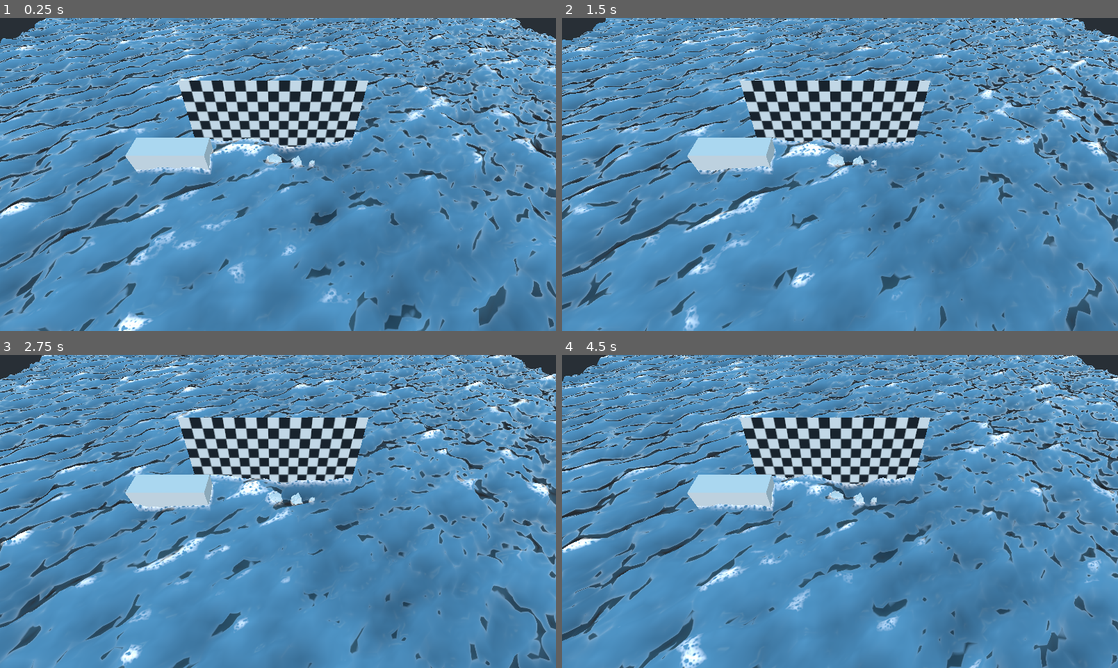
Above: before the commit, frames 1-4 (two rows, left to right).
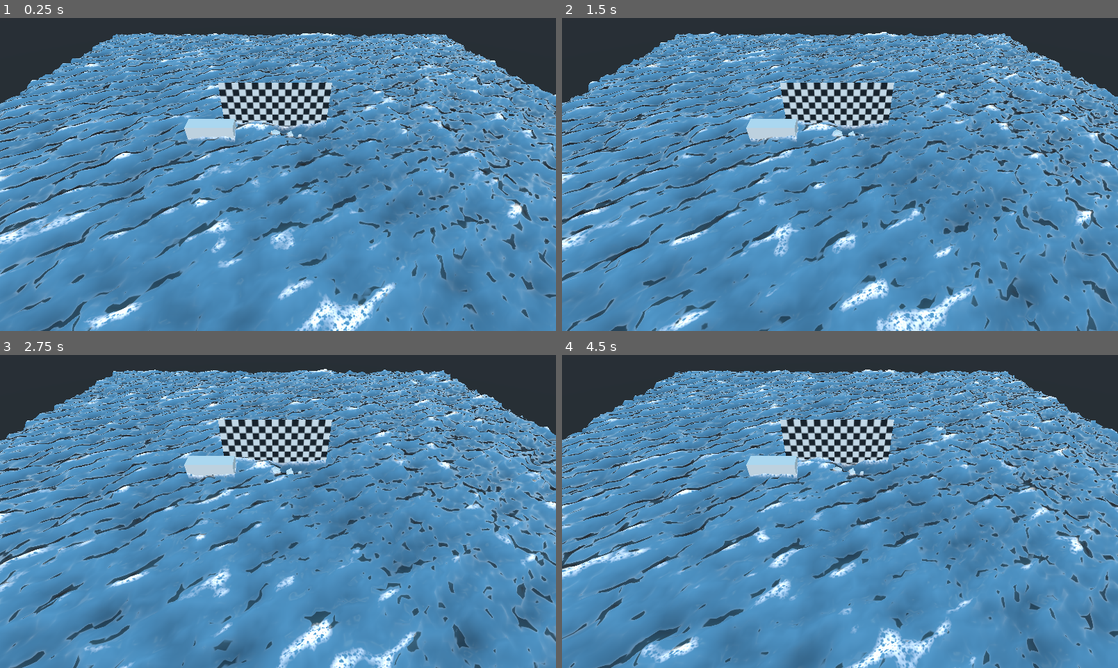
Above: after the commit, the same moments.

Repository: creikey/foamy-ocean
Game: Godot game, scene res://Main.tscn
Same seed, same stepped clock (60 frames per second), same inputs: the game is played once before the commit and once after it.
Inputs:
- Up to frame 1 (0.25 s): no input
- Up to frame 2 (1.5 s): no input
- Up to frame 3 (2.75 s): no input
- Up to frame 4 (4.5 s): no input

The runs differ from the first frame. In frame 1, 49% of the frame differs, in the area x 0-100%, y 0-100%; in frame 2, 49%; in frame 3, 49%; in frame 4, 49%.

Commit message:
Add video to readme and reposition camera

Diff:
--- a/src/Main.tscn
+++ b/src/Main.tscn
@@ -214,7 +214,7 @@
 transform = Transform( 4, 0, 0, 0, 4, 0, 0, 0, 4, 0, 0, 0 )
 
 [node name="Camera" type="Camera" parent="."]
-transform = Transform( 1, 0, 0, 0, 0.64135, 0.767248, 0, -0.767248, 0.64135, 2.07501, 81.9756, 74.5024 )
+transform = Transform( 1, 0, 0, 0, 0.691312, 0.722556, 0, -0.722556, 0.691312, 2.07501, 104.063, 138.917 )
 current = true
 far = 1258.2
 
Not shown, changed: README.md
